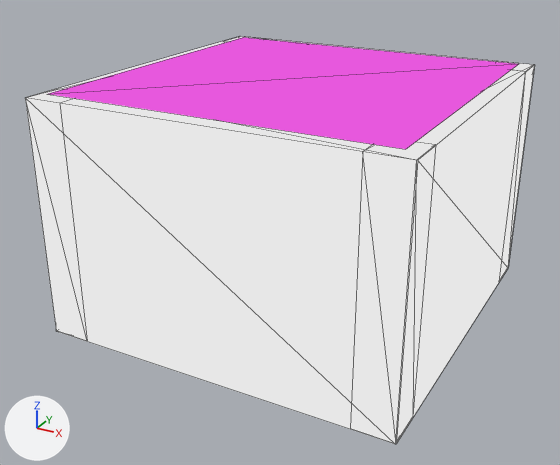
One commit to the glTF model assets/room.glb: the scene before it, then after it.
Both versions are drawn from a camera (50 mm lens) standing at (16.9, -33.0, 20.2) and looking at (-0.5, -1.3, 4.3). Every picture has the same lights, and +X, +Y and +Z are marked at lower left. Mesh edges are drawn as thin lines. Where no turn or scale is listed for an object, it has been applied to the vertices.
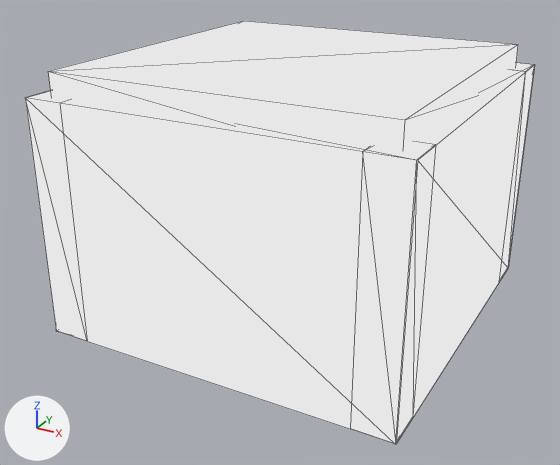
The edits, one by one:
Mesh me_cube_005 is new.
It is a box spanning x -8.2..8.2, y -8.2..8.2, z -1.0..1.0.
It uses material mat_material_005.
Object 'Plane.001' (ob_plane_001) is deleted.
Object 'Cube.005' (ob_cube_005) is new; it shows me_cube_005.
Its location is (0.0, 0.0, 12.0).

Pixel boxes (x1, y1, x2, y2) of what changed, in the pictures (560 x 465 px):
'Cube.005', added
    after: (48, 21, 518, 151)
'Plane.001', deleted
    before: (49, 37, 518, 149)
